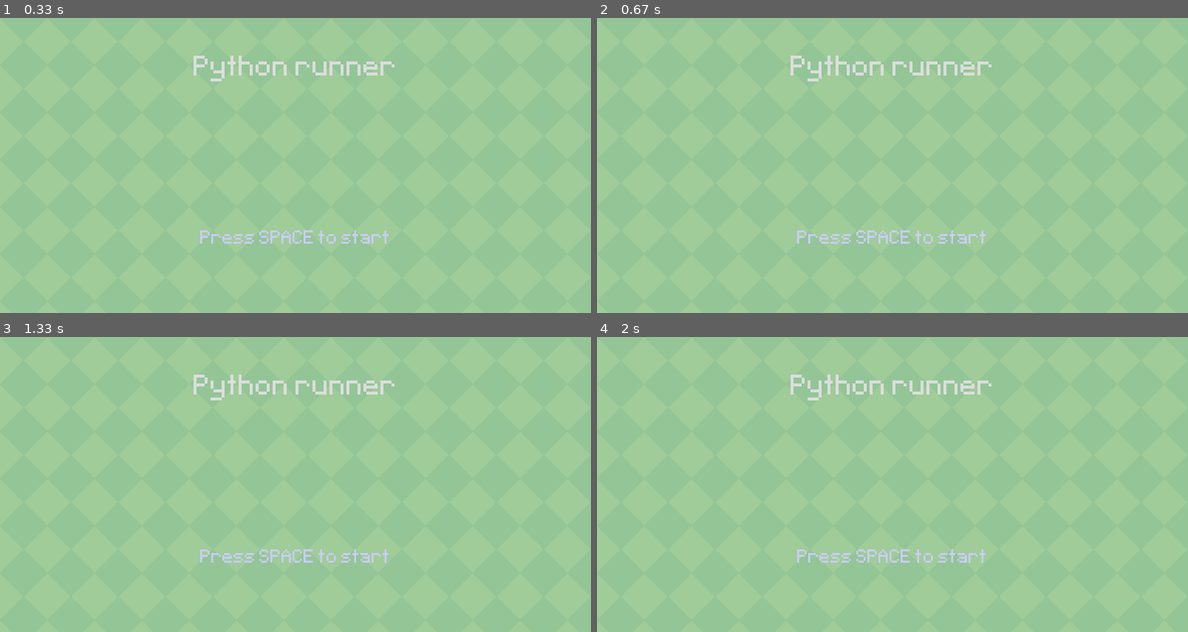
Above: before the commit, frames 1-4 (two rows, left to right).
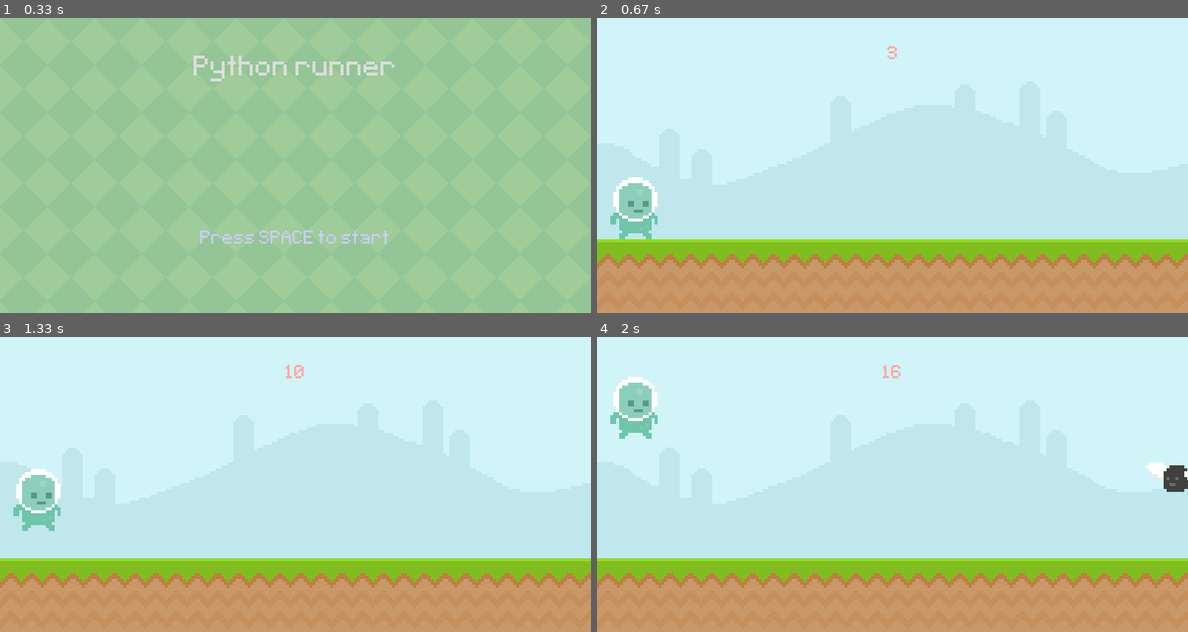
Above: after the commit, the same moments.

Repository: h3nrey/LearnPygame
Game: pygame game, started from init.py
The game is run twice, just before and just after one commit, with the same random seed, the same clock (stepped at 60 frames per second) and the same inputs.
Inputs (mouse positions are in pixels of both pictures, inside the frame that each line leads up to):
- Up to frame 1 (0.33 s): no input
- Up to frame 2 (0.67 s): tap Space at 0.33 s
- Up to frame 3 (1.33 s): click (295, 502) at 0.72 s
- Up to frame 4 (2 s): click (1111, 587) at 1.55 s

Frame 1 is identical in both runs. In frame 2, 100% of the frame differs, in the area x 0-100%, y 0-100%; in frame 3, 100%; in frame 4, 100%.

Commit message:
adding a spawner for multiple obstacles and change the collision detection

Diff:
--- a/init.py
+++ b/init.py
@@ -1,5 +1,6 @@
 import pygame
 from sys import exit
+from random import randint
 
 def DisplayScore(startTime):
     deltaTime = pygame.time.get_ticks() - startTime;
@@ -9,6 +10,26 @@
     scoreRect = scoreText.get_rect(center = (400, 50));
     screen.blit(scoreText, scoreRect);
     return displayTime;
+
+def MoveObstacles(obstacleList):
+    if(obstacleList):
+        for rect in obstacleList:
+            rect.x -= 5;
+            surf = snailSurf
+            if(rect.y < 250): surf = flySurf;
+
+            screen.blit(surf, rect);
+
+        obstacleList = [rect for rect in obstacleList if rect.x > -100]
+        return obstacleList
+    else: return []
+
+def HandleCollision(player, obstacleList):
+    if(obstacleList):
+        for rect in obstacleList:
+            if player.colliderect(rect):
+                return False;
+    return True;
 
 pygame.init(); # initialize pygame
 
@@ -30,6 +51,10 @@
 # FONTS
 textFont = pygame.font.Font("font/Pixeltype.ttf", 40);
 
+# Events
+obstacleTimer = pygame.USEREVENT + 1;
+pygame.time.set_timer(obstacleTimer, 1500);
+
 
 # SURFACES
 skySurface = pygame.image.load("Assets/Graphics/Sky.png").convert();
@@ -41,10 +66,10 @@
 jumpForce = -20;
 canJump = True;
 
-# Enemy
+# Obstacles
 snailSurf = pygame.image.load("Assets/Graphics/snail/snail1.png").convert_alpha()
-snailRect = snailSurf.get_rect(midbottom = (750, 300))
-snailPosX = 700
+flySurf = pygame.image.load("Assets/Graphics/Fly/fly1.png").convert_alpha();
+obstaclesRectList = []
 
 # Intro Screen
 titleBg = pygame.image.load("Assets/Graphics/TitleBG.png").convert();
@@ -67,7 +92,7 @@
             exit(); # this is just a more acurate way of put a break here
         if(gameActive == False):
             if event.type == pygame.KEYDOWN:
-                if event.key == pygame.K_r:
+                if event.key == pygame.K_SPACE:
                     gameActive = True;
                     print(f"gameActive: {gameActive}");
         else:
@@ -78,16 +103,26 @@
                     if(event.key == pygame.K_SPACE):
                         gravity = jumpForce;
             canJump = False;
+            if(event.type == obstacleTimer):
+                obstacleType = randint(0,2);
+                surf = "";
+                yPos = 0;
+
+                if(obstacleType == 0):
+                    surf = snailSurf;
+                    yPos = 300;
+                else:
+                    surf = flySurf;
+                    yPos = 210;
+                obstaclesRectList.append(surf.get_rect(bottomright = (randint(900, 1100), yPos)));
 
     if(gameActive):
         screen.blit(skySurface, (0,0));
         screen.blit(groundSurface, (0,300));
         score = DisplayScore(startTime);
 
-        snailSpeed = 7;
-        snailRect.left -= snailSpeed;
-        if (snailRect.left <= -100): snailRect.left = 750;
-        screen.blit(snailSurf, snailRect);
+        # Obstacle
+        obstaclesRectList = MoveObstacles(obstaclesRectList)
 
         # Player
         gravity += 1;
@@ -100,19 +135,16 @@
         screen.blit(playerSurf, playerRect);
 
         # Collision
-        if(playerRect.colliderect(snailRect)):
-            gameActive = False;
-            # print("TEste")
-
+        gameActive = HandleCollision(playerRect, obstaclesRectList);
     else:
         screen.blit(titleBg, (0,0));
         screen.blit(titleText, titleRect);
+        obstaclesRectList.clear();
 
         if(score == 0):
             screen.blit(startText, startRect);
         else:
             screen.blit(scoreText, startRect);
-        snailRect.left = 750;
         startTime = pygame.time.get_ticks();
 
     # Draw all elements
